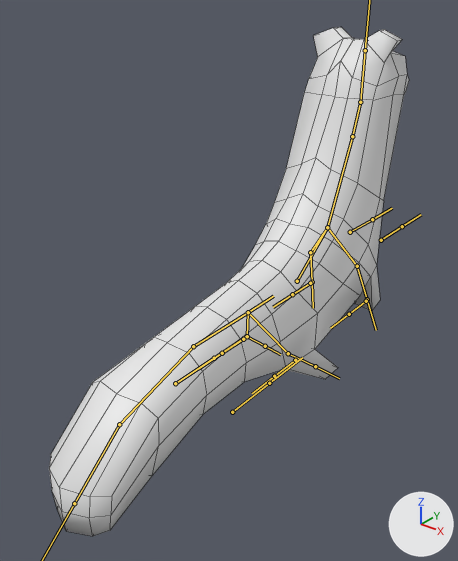
The FBX model Assets/Characters/ferret.fbx: old version first, new version second.
The view is the same before and after, from a 50 mm lens placed at (9.26, -17.79, 11.2), pointed at (-0.65, -5.4, 3.52). The axes (+X, +Y, +Z) are drawn at lower right. The lights are the same throughout. The bones that bend it are drawn over the model as lines. Mesh edges are drawn as thin lines.

Names of what the first picture shows: 'Character'.
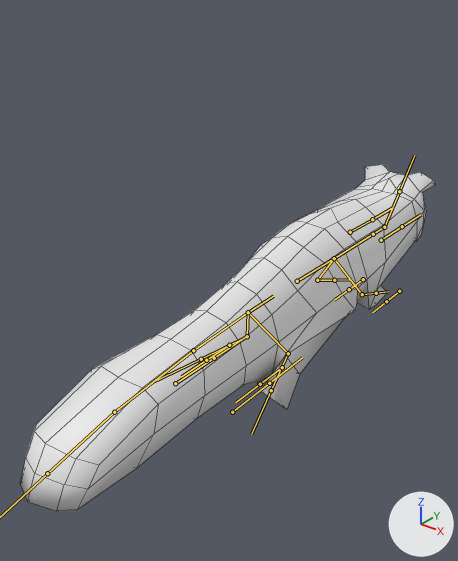
The newer file adds an action. The first version stands in its rest pose; the second is drawn at frame 13 of the action 'Armature|Walk'.

The edits, one by one:
Bone 'Spine5' (bone_spine5) turns from (0, 0, 0) to (0, -4, 42) degrees about its own x, y and z.
Bone 'Spine6' (bone_spine6) turns from (0, 0, 0) to (0, 1, 22) degrees about its own x, y and z.
Bone 'Spine7' (bone_spine7) turns from (0, 0, 0) to (-1, 0, 5) degrees about its own x, y and z.
Bone 'Head' (bone_head) turns from (0, 0, 0) to (0, 0, -30) degrees about its own x, y and z.
Bone 'Shoulder.R' (bone_shoulder_r) turns from (0, 0, 0) to (-11, 13, -40) degrees about its own x, y and z.
Bone 'Arm.R' (bone_arm_r) turns from (0, 0, 0) to (32, 113, -17) degrees about its own x, y and z.
Bone 'Shoulder.L' (bone_shoulder_l) turns from (0, 0, 0) to (-10, -20, 38) degrees about its own x, y and z.
Bone 'Arm.L' (bone_arm_l) turns from (0, 0, 0) to (49, -115, -3) degrees about its own x, y and z.
Bone 'Tail1' (bone_tail1) turns from (0, 0, 0) to (-3, 0, 0) degrees about its own x, y and z.
Bone 'Tail2' (bone_tail2) turns from (0, 0, 0) to (14, 0, 0) degrees about its own x, y and z.
Bone 'Tail3' (bone_tail3) turns from (0, 0, 0) to (16, 0, 0) degrees about its own x, y and z.
Bone 'Leg.R' (bone_leg_r) turns from (0, 0, 0) to (137, -4, 38) degrees about its own x, y and z.
Bone 'Leg.L' (bone_leg_l) turns from (0, 0, 0) to (137, 4, -38) degrees about its own x, y and z.
Bone 'Back_IKTarget.R' (bone_back_iktarget_r) moves from (0.0, 0.0, 0.0) to (-0.11, 0.7, 0.0).
Bone 'Back_IKTarget.L' (bone_back_iktarget_l) moves from (0.0, 0.0, 0.0) to (0.11, 0.7, 0.0).

Pixel boxes [x1, y1, x2, y2] of what changed, in the pictures (458 x 561 px):
'Character', posed (15% wider, 32% shorter)
    before: [49, 27, 409, 536]
    after: [20, 165, 435, 511]
bone 'Spine5', root to tip
    before: (297, 281) to (327, 227)
    after: (297, 281) to (334, 258)
bone 'Spine6', root to tip
    before: (327, 227) to (352, 136)
    after: (334, 258) to (373, 234)
bone 'Spine7', root to tip
    before: (352, 136) to (360, 102)
    after: (373, 234) to (384, 227)
bone 'Head', root to tip
    before: (360, 102) to (365, 50)
    after: (384, 227) to (399, 191)
bone 'Shoulder.R', root to tip
    before: (327, 227) to (357, 266)
    after: (334, 258) to (362, 294)
bone 'Arm.R', root to tip
    before: (357, 266) to (367, 299)
    after: (362, 294) to (376, 293)
bone 'Shoulder.L', root to tip
    before: (327, 227) to (310, 252)
    after: (334, 258) to (317, 280)
bone 'Arm.L', root to tip
    before: (310, 252) to (312, 282)
    after: (317, 280) to (334, 280)
bone 'Tail1', root to tip
    before: (248, 312) to (193, 346)
    after: (248, 312) to (193, 350)
bone 'Tail2', root to tip
    before: (193, 346) to (119, 424)
    after: (193, 350) to (114, 412)
bone 'Tail3', root to tip
    before: (119, 424) to (74, 503)
    after: (114, 412) to (47, 473)
bone 'Leg.R', root to tip
    before: (288, 353) to (315, 366)
    after: (288, 353) to (271, 390)
bone 'Leg.L', root to tip
    before: (247, 336) to (265, 346)
    after: (247, 336) to (201, 359)
bone 'Back_IKTarget.R', root to tip
    before: (295, 360) to (274, 376)
    after: (282, 367) to (260, 384)
bone 'Back_IKTarget.L', root to tip
    before: (243, 339) to (222, 353)
    after: (229, 345) to (206, 360)
